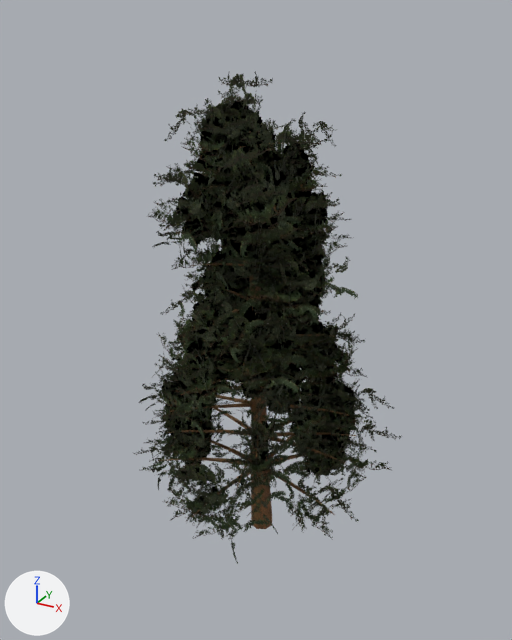
Two versions of the glTF model godot/godottrench/nature/trees/pine.glb, one commit apart.
The view is the same before and after, from a 50 mm camera at (6.36, -11.86, 11.12) aimed at (-0.2, 0.05, 5.17). The axes (+X, +Y, +Z) are drawn at lower left. The lights are the same throughout. The older version comes first. Vertices at exactly the same position are counted once.

The older version as bpy lines, for what is in view:
```python
me_pine_canopy = bpy.data.meshes.new('pine_canopy')
me_pine_canopy.from_pydata(...)  # 1600 vertices, 800 faces; spans x -3.23..2.7, y -2.8..3.31, z 0.15..10.06
me_pine_canopy.materials.append(mat_leaf_juniper)
me_pine_trunk = bpy.data.meshes.new('pine_trunk')
me_pine_trunk.from_pydata(...)  # 2281 vertices, 4024 faces; spans x -2.36..2.1, y -2.26..2.27, z -0.01..9.0
me_pine_trunk.materials.append(mat_bark_tree)
ob_pine_canopy = bpy.data.objects.new('pine_canopy', me_pine_canopy)
ob_pine_canopy.location = (0.0, 0.0, 0.0)
ob_pine_trunk = bpy.data.objects.new('pine_trunk', me_pine_trunk)
ob_pine_trunk.location = (0.0, 0.0, 0.0)
```
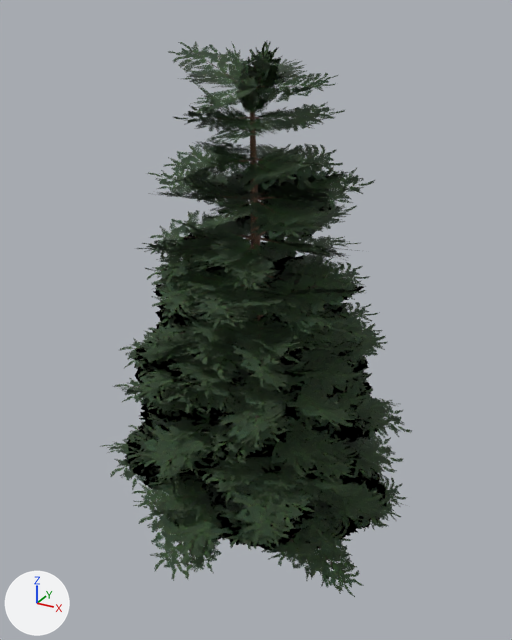
Changed parts and their boxes [x1, y1, x2, y2] in the pictures (512 x 640 px):
'pine_leaves', added
    after: [100, 40, 412, 597]
'pine_canopy', deleted
    before: [134, 72, 402, 563]
'pine_trunk', reshaped (mostly hidden afterwards)
    before: [159, 131, 356, 529]
    after: [205, 86, 297, 521]
part 1 of me_pine_trunk, rebuilt
    before: [246, 131, 272, 529]
    after: [250, 95, 264, 328]
part 2 of me_pine_trunk, deleted
    before: [168, 143, 348, 488]
part 3 of me_pine_trunk, reshaped
    before: [159, 326, 356, 516]
    after: [205, 86, 297, 521]

Diff of the bpy script that builds the scene:
```diff
--- a/godot/godottrench/nature/trees/pine.glb.py
+++ b/godot/godottrench/nature/trees/pine.glb.py
@@ img_bark_pine_albedo_jpg @@
+img_bark_pine_albedo_jpg = load_image('bark_pine_albedo.jpg', '../textures/bark_pine_albedo.jpg', 1024, 1024, 'sRGB')
@@ img_leaf_pine_png @@
+img_leaf_pine_png = load_image('leaf_pine.png', '../textures/leaf_pine.png', 1024, 1024, 'sRGB')
@@ mat_bark_pine @@
+mat_bark_pine = principled_material('bark_pine')
+mat_bark_pine.texture = img_bark_pine_albedo_jpg
+mat_bark_pine.roughness = 0.92
@@ mat_leaf_pine @@
+mat_leaf_pine = bpy.data.materials.new('leaf_pine')
+# uses the picture img_leaf_pine_png
@@ me_pine_trunk @@
 # used by ob_pine_trunk; location = (0.0, 0.0, 0.0)
-me_pine_trunk.from_pydata(...)  # 2281 vertices, 4024 faces; spans x -2.36..2.1, y -2.26..2.27, z -0.01..9.0
-me_pine_trunk.materials.append(mat_bark_tree)
+me_pine_trunk.from_pydata(...)  # 2579 vertices, 4093 faces; spans x -2.44..2.11, y -2.22..2.23, z -0.3..9.91
+# me_pine_trunk part 1: the loose piece of 73 vertices spanning x -0.44..0.25, y -0.25..0.27, z -0.01..9.0 is rebuilt with 172 vertices and now spans x -0.34..0.28, y -0.34..0.35, z -0.3..9.91, in mat_bark_pine (picture img_bark_pine_albedo_jpg)
+# me_pine_trunk part 2: 41 loose pieces with 1886 vertices, spanning x -2.36..2.04, y -2.02..2.27, z 1.56..8.8, are deleted
+# me_pine_trunk part 3: 322 vertices removed from x -2.06..2.1, y -2.26..1.89, z 1.53..5.61; 2407 vertices added at x -2.44..2.11, y -2.22..2.23, z 1.31..9.9
+me_pine_trunk.materials.append(mat_bark_pine)  # picture img_bark_pine_albedo_jpg
@@ me_pine_leaves @@
+me_pine_leaves.from_pydata(...)  # 3828 vertices, 1914 faces; spans x -4.08..3.61, y -3.55..3.68, z 0.55..10.75
+me_pine_leaves.materials.append(mat_leaf_pine)
@@ ob_pine_canopy @@
-ob_pine_canopy = bpy.data.objects.new('pine_canopy', me_pine_canopy)
-ob_pine_canopy.location = (0.0, 0.0, 0.0)
@@ ob_pine_leaves @@
+ob_pine_leaves = bpy.data.objects.new('pine_leaves', me_pine_leaves)
+ob_pine_leaves.location = (0.0, 0.0, 0.0)
```
